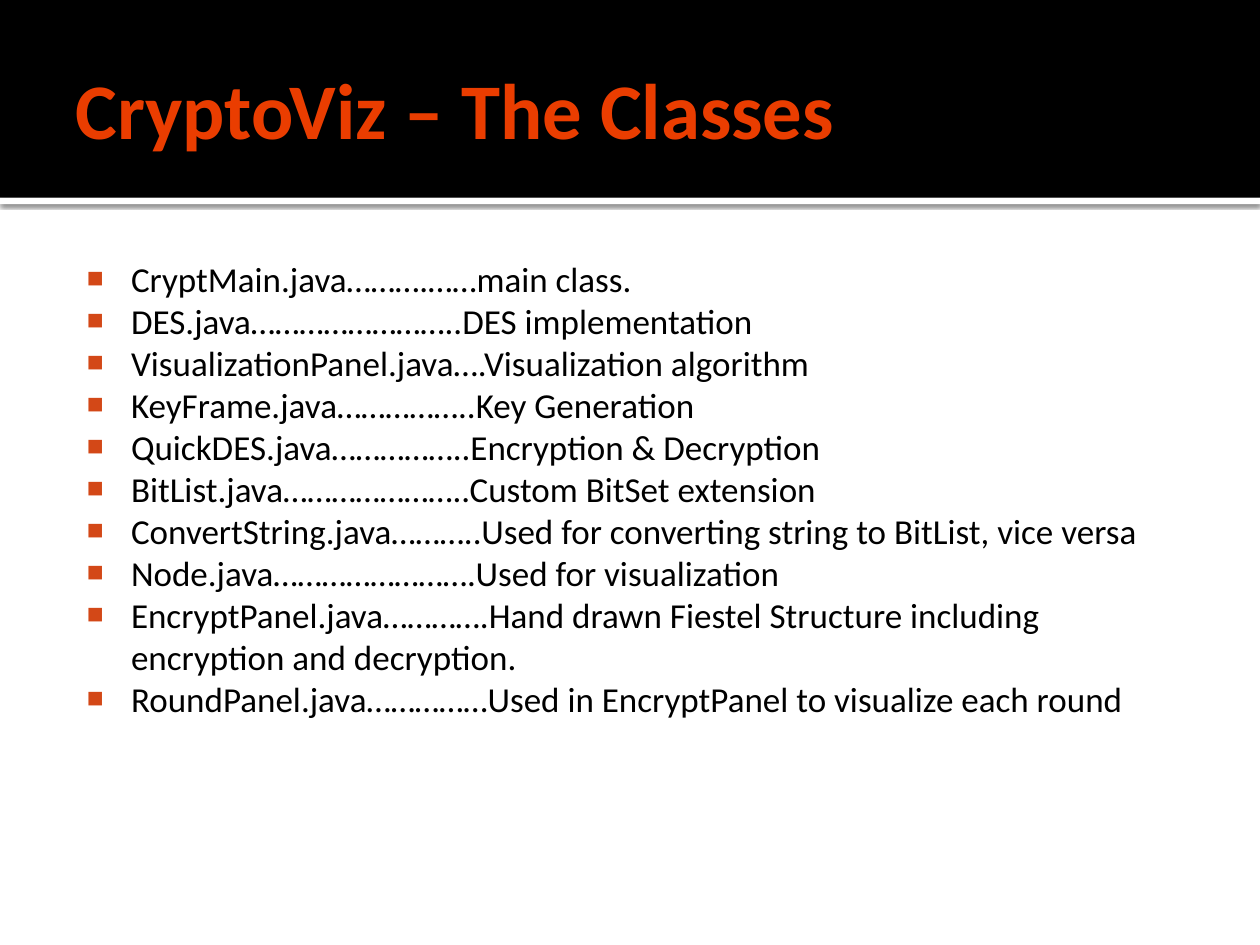
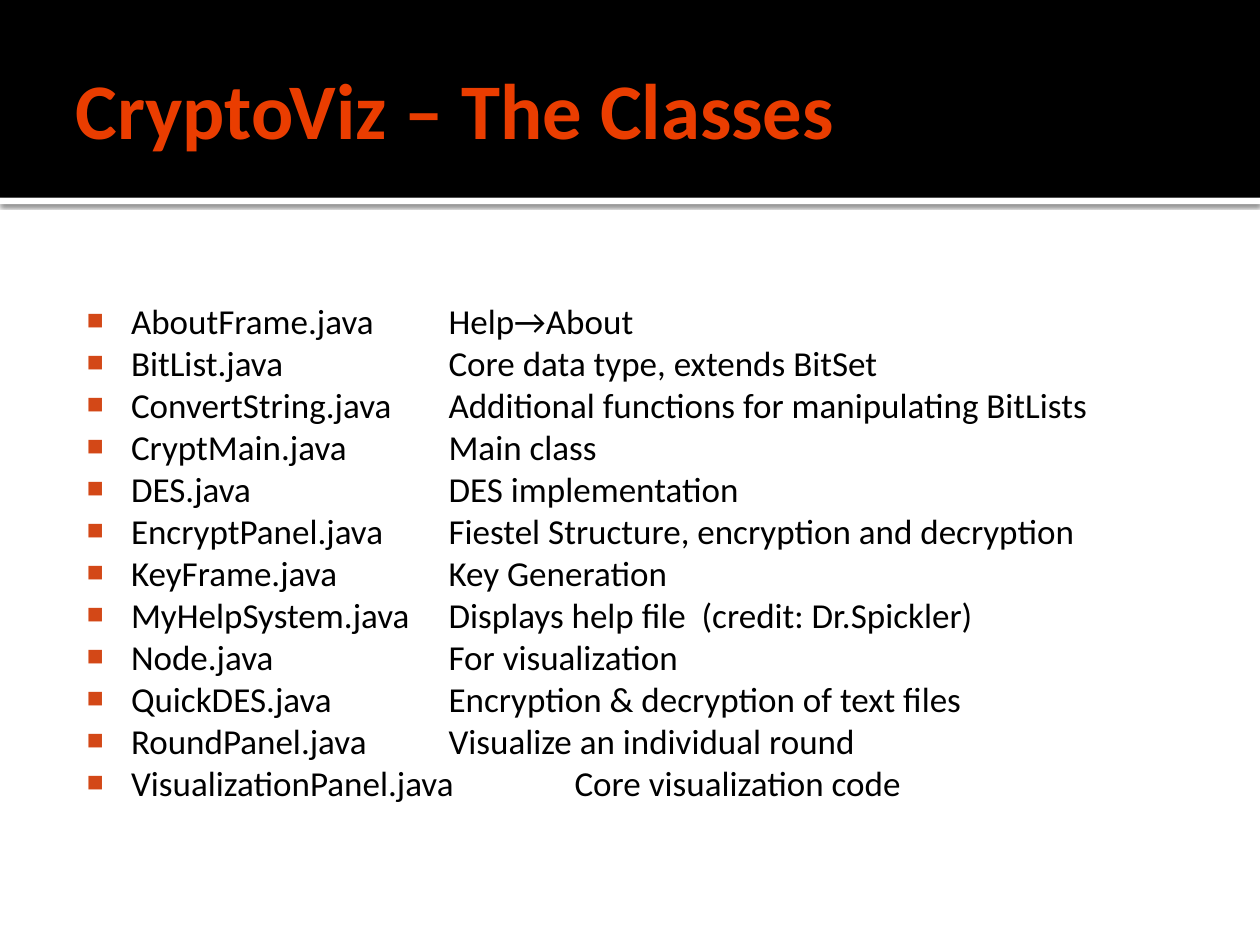
Before and after one commit to ikram1996/cryptoviz, a slide deck: slide 10 of docs/CryptoViz.pptx (slide 5 before the commit). Drawn at 1260x945 pixels with LibreOffice and Linux fonts; fonts in the diff are those of the drawing. Boxes give left, top, right and bottom in pixels: in the first picture for what was removed or moved away, otherwise in the second. Text is boxed around its words. In the diff, an @@ line names an element or a change of style, - is before the commit and + after.

```diff
--- a/docs/CryptoViz.pptx
+++ b/docs/CryptoViz.pptx
@@ text at bbox=[131, 309, 1086, 802]: text changed @@
-■ CryptMain.java……….……main class.
-■ DES.java……………………..DES implementation
-■ VisualizationPanel.java….Visualization algorithm
-■ KeyFrame.java……………..Key Generation
-■ QuickDES.java……………..Encryption & Decryption
-■ BitList.java…………………..Custom BitSet extension
-■ ConvertString.java………..Used for converting string to BitList, vice versa
-■ Node.java…………………….Used for visualization
-■ EncryptPanel.java………….Hand drawn Fiestel Structure including encryption and decryption.
-■ RoundPanel.java……………Used in EncryptPanel to visualize each round
+■ AboutFrame.java Help→About
+■ BitList.java Core data type, extends BitSet
+■ ConvertString.java Additional functions for manipulating BitLists
+■ CryptMain.java Main class
+■ DES.java DES implementation
+■ EncryptPanel.java Fiestel Structure, encryption and decryption
+■ KeyFrame.java Key Generation
+■ MyHelpSystem.java Displays help file (credit: Dr.Spickler)
+■ Node.java For visualization
+■ QuickDES.java Encryption & decryption of text files
+■ RoundPanel.java Visualize an individual round
+■ VisualizationPanel.java Core visualization code
```
Also in this commit, not shown: 3 other slides changed, 5 slides added, 1 other file.
